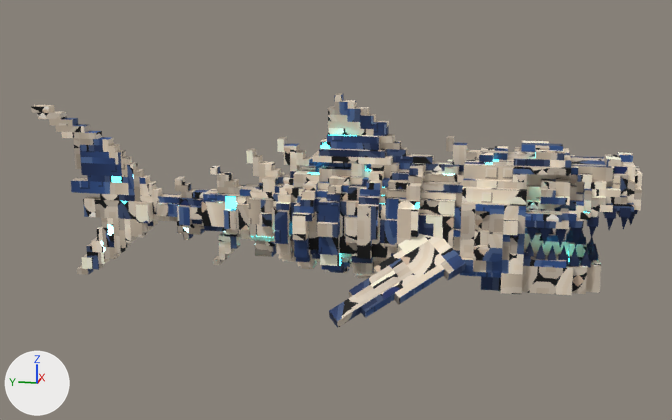
Before and after pictures for a commit that changed the Blender file assets/SkeletalShark/SkeletalShark.blend.
Both versions are drawn from a camera (50 mm lens) standing at (-20.84, -4.62, 7.15) and looking at (-0.02, -0.46, 1.94). Every picture has the same lights, and +X, +Y and +Z are marked at lower left. The picture after the commit comes second.

In view in the first picture: 'SkeletalShark'.
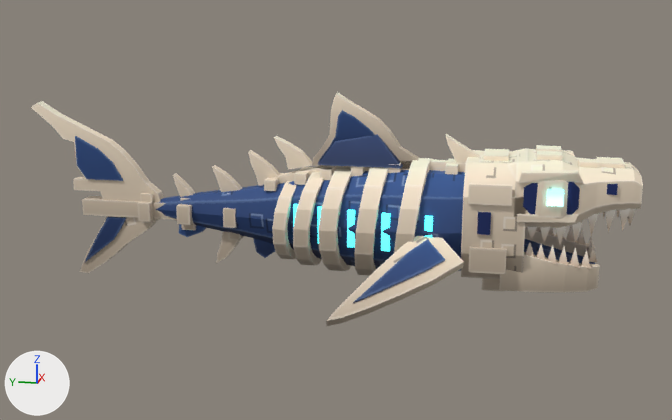
What the commit changed:
me_skeletalshark is used by ob_skeletalshark; location (0.0, 0.0, 0.0).
me_skeletalshark had 9760 vertices, 2474 faces and spanned x -3.16..3.16, y -7.2..7.05, z 0.0..4.65.
me_skeletalshark now has 1622 vertices, 2838 faces and spans x -3.17..3.17, y -7.2..7.08, z 0.03..4.68.
me_skeletalshark part 1: a new loose piece, a box spanning x -1.46..-1.32, y -5.55..-5.22, z 2.61..2.94, in mat_m_skeletalshark.
me_skeletalshark part 2: a new loose piece, a box spanning x -0.94..-0.82, y -6.66..-6.39, z 2.79..3.02, in mat_m_skeletalshark.
me_skeletalshark part 3: a new loose piece, a box spanning x -1.47..-1.34, y -4.08..-3.81, z 1.92..2.4, in mat_m_skeletalshark.
me_skeletalshark part 4: a new loose piece, a box spanning x -0.36..0.36, y -6.84..-6.3, z 3.18..3.35, in mat_m_skeletalshark.
me_skeletalshark part 5: a new loose piece, a box spanning x -0.6..-0.12, y -5.52..-4.98, z 3.36..3.53, in mat_m_skeletalshark.
me_skeletalshark part 6: a new loose piece, a box spanning x 0.12..0.6, y -5.52..-4.98, z 3.36..3.53, in mat_m_skeletalshark.
me_skeletalshark part 7: a new loose piece, a box spanning x -0.45..0.45, y -4.38..-3.84, z 3.27..3.43, in mat_m_skeletalshark.
me_skeletalshark part 8: a new loose piece, a box spanning x -0.48..-0.06, y -6.3..-5.88, z 3.21..3.38, in mat_m_skeletalshark.
me_skeletalshark part 9: a new loose piece, a box spanning x -1.51..-1.35, y -4.44..-3.66, z 1.08..1.62, in mat_m_skeletalshark.
me_skeletalshark part 10: a new loose piece, a box spanning x -1.5..-1.35, y -4.5..-3.6, z 2.58..3.0, in mat_m_skeletalshark.
me_skeletalshark part 11: a new loose piece, a box spanning x -0.78..0.78, y -4.41..-3.93, z 0.45..0.87, in mat_m_skeletalshark.
me_skeletalshark part 12: 2472 loose pieces with 9752 vertices, spanning x -3.16..3.16, y -7.2..7.05, z 0.0..4.65, are deleted.
me_skeletalshark part 13: 8 vertices removed from x -0.6..0.6, y -7.2..6.15, z 2.1..2.85; 1486 vertices added at x -3.17..3.17, y -7.2..7.08, z 0.03..4.68.
Other edits to the shape of me_skeletalshark do not show in these pictures.

Boxes (x1, y1, x2, y2) around the edits, measured in the pictures (672 x 420 px):
'SkeletalShark', reshaped
    before: (31, 93, 642, 328)
    after: (31, 92, 643, 326)
part 1 of me_skeletalshark, added
    after: (547, 190, 564, 206)
part 2 of me_skeletalshark, added
    after: (607, 184, 618, 195)
part 3 of me_skeletalshark, added
    after: (477, 212, 491, 235)
part 4 of me_skeletalshark, added
    after: (597, 157, 625, 169)
part 5 of me_skeletalshark, added
    after: (536, 151, 563, 160)
part 6 of me_skeletalshark, added
    after: (536, 145, 561, 154)
part 7 of me_skeletalshark, added
    after: (483, 149, 509, 161)
part 8 of me_skeletalshark, added
    after: (578, 158, 599, 168)
part 9 of me_skeletalshark, added (brown)
    after: (469, 247, 507, 274)
part 10 of me_skeletalshark, added (beige)
    after: (468, 183, 513, 206)
part 11 of me_skeletalshark, added (mostly hidden)
    after: (482, 278, 500, 291)
part 12 of me_skeletalshark, deleted
    before: (31, 93, 642, 328)
part 13 of me_skeletalshark, reshaped
    before: (71, 181, 129, 195)
    after: (31, 92, 643, 326)
